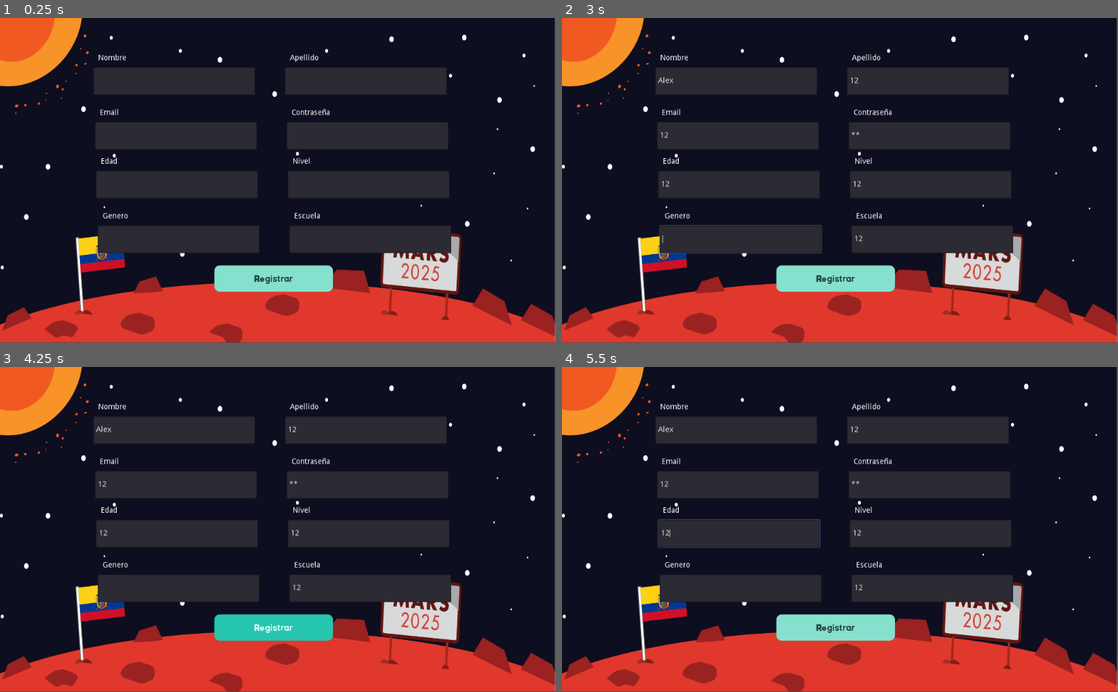
Above: before the commit, frames 1-4 (two rows, left to right).
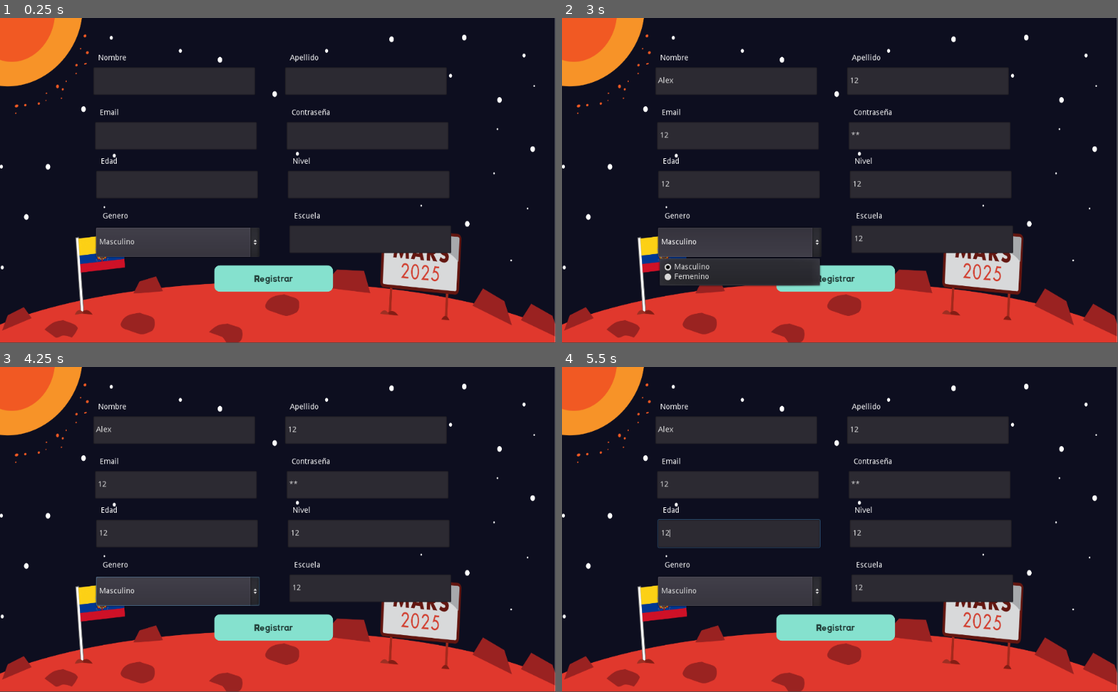
Above: after the commit, the same moments.

Repository: Space-Travelers/Game
Game: Godot game, scene res://src/scenes/register/register.tscn
The game is run twice, just before and just after one commit, with the same random seed, the same clock (stepped at 60 frames per second) and the same inputs. This scene is started directly instead of the project's main scene.
Inputs (mouse positions are in pixels of both pictures, inside the frame that each line leads up to):
- Up to frame 1 (0.25 s): no input
- Up to frame 2 (3 s): click (734, 79) at 0.52 s; type "Alex" at 0.6 s; click (928, 79) at 0.75 s; type "12" at 0.83 s; click (739, 135) at 0.98 s; type "12" at 1.07 s; click (928, 135) at 1.27 s; type "12" at 1.35 s; click (739, 183) at 1.5 s; type "12" at 1.58 s; click (928, 183) at 1.73 s; type "12" at 1.82 s; click (934, 239) at 2.02 s; type "12" at 2.1 s; click (739, 242) at 2.75 s, where only the run after the commit has a clickable "Masculino"
- Up to frame 3 (4.25 s): click "Registrar" at 3.5 s
- Up to frame 4 (5.5 s): move the mouse to (962, 513) at 4.27 s; hold Right (ui_right) from 4.28 s (still down); click (962, 513) at 4.35 s; tap Up (ui_up) at 4.52 s; tap Enter (ui_accept) at 5, 5.27 s; move the mouse to (728, 545) at 5.02 s; click (728, 545) at 5.1 s

The runs differ from the first frame. In frame 1, 0.7% of the frame differs, in the area x 17-47%, y 64-74%; in frame 2, 3.2%, in the area x 17-47%, y 63-83%; in frame 3, 2.5%; in frame 4, 0.7%.

Commit message:
add dropdown menu in genero on page register

Diff:
--- a/src/scenes/register/register.gd
+++ b/src/scenes/register/register.gd
@@ -1,20 +1,31 @@
 extends Node
 
+onready var drop_menu_down = $genero
 
-# Declare member variables here. Examples:
-# var a = 2
-# var b = "text"
 
+
+var genero = "M"
 
 # Called when the node enters the scene tree for the first time.
 func _ready():
-	pass # Replace with function body.
+	add_items()
 
+func add_items():
+	drop_menu_down.add_item("Masculino")
+	drop_menu_down.add_item("Femenino")
 
 # Called every frame. 'delta' is the elapsed time since the previous frame.
 #func _process(delta):
 #	pass
 
+
+func _on_genero_item_selected(index):
+	var current_select=index
+	if current_select == 0:
+		genero="M"
+	if current_select == 1:
+		genero="F"
+	print(genero)
 
 func _on_Button_pressed():
 	var headers = ["Content-Type: application/json"]
--- a/src/scenes/register/register.tscn
+++ b/src/scenes/register/register.tscn
@@ -107,12 +107,13 @@
 rect_pivot_offset = Vector2( 49, 123 )
 text = "Nivel"
 
-[node name="genero" type="LineEdit" parent="."]
-margin_left = 180.0
-margin_top = 383.0
-margin_right = 478.0
-margin_bottom = 434.0
-rect_pivot_offset = Vector2( 408, -2 )
+[node name="genero" type="OptionButton" parent="."]
+anchor_right = 4.585
+anchor_bottom = 5.934
+margin_left = 177.0
+margin_top = 387.0
+margin_right = 294.6
+margin_bottom = 203.64
 
 [node name="Label7" type="Label" parent="."]
 margin_left = 189.0
@@ -147,5 +148,6 @@
 
 [node name="HTTPRequest" type="HTTPRequest" parent="."]
 
+[connection signal="item_selected" from="genero" to="." method="_on_genero_item_selected"]
 [connection signal="pressed" from="Button" to="." method="_on_Button_pressed"]
 [connection signal="request_completed" from="HTTPRequest" to="." method="_on_HTTPRequest_request_completed"]
